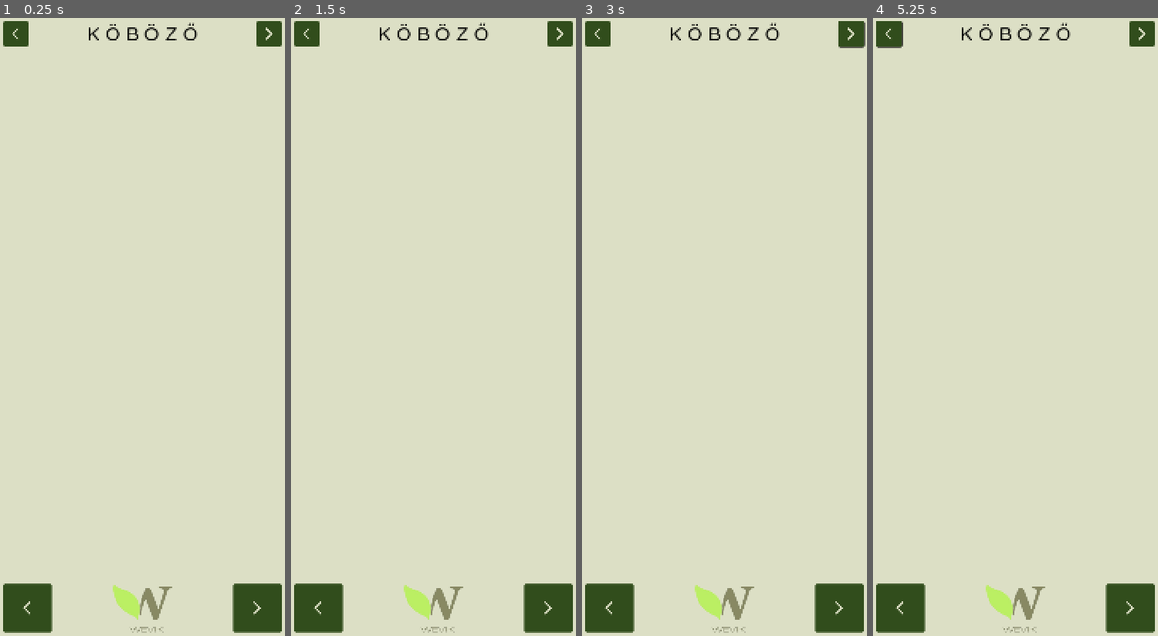
Above: before the commit, frames 1-4 (left to right).
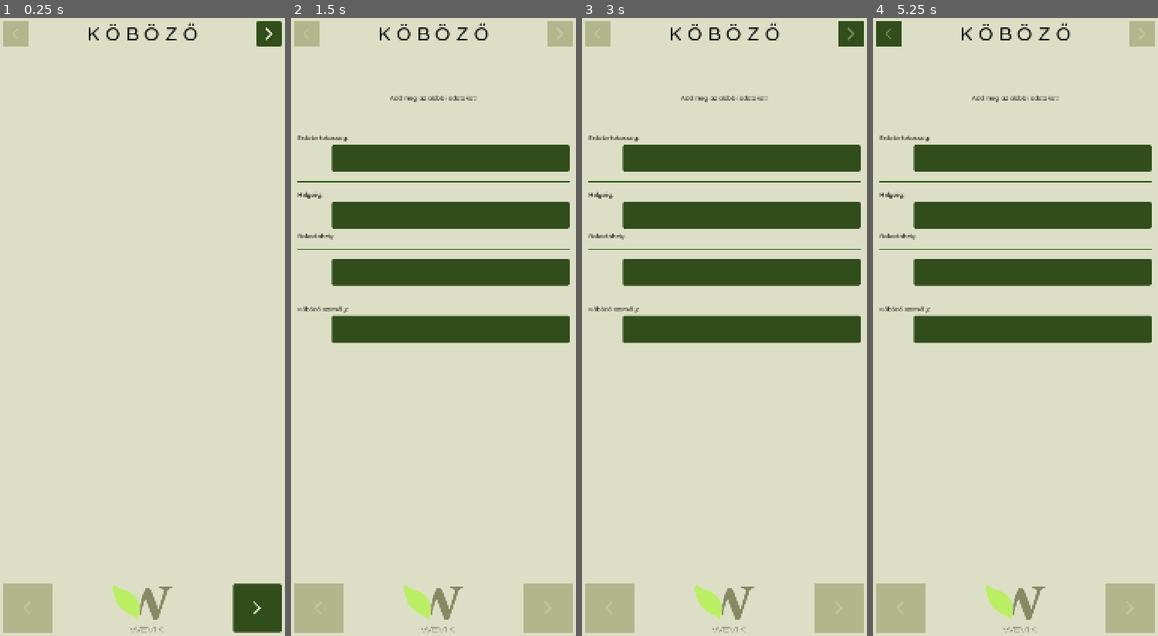
Above: after the commit, the same moments.

Repository: rolika/kob_g
Game: Godot game, scene res://main.tscn
Two runs of this game, one before a commit and one after it. Both use one fixed random seed, a clock stepped at 60 frames per second and the inputs below.
Inputs (mouse positions are in pixels of both pictures, inside the frame that each line leads up to):
- Up to frame 1 (0.25 s): no input
- Up to frame 2 (1.5 s): click (558, 36) at 0.52 s; click (433, 605) at 1.25 s
- Up to frame 3 (3 s): click (724, 605) at 2 s; click (849, 36) at 2.77 s
- Up to frame 4 (5.25 s): click (1015, 605) at 3.5 s; click (1140, 36) at 4.27 s; click (890, 36) at 5.02 s

The runs differ from the first frame. In frame 1, 1.7% of the frame differs, in the area x 1-19%, y 0-100%; in frame 2, 19%, in the area x 1-99%, y 0-100%; in frame 3, 19%; in frame 4, 19%.
Error before the commit: Parse Error: Preload file "res://scenes/restore.tscn" does not exist. (res://scripts/main.gd:3)

Commit message:
add & use specific functions to controll hud ui

Diff:
--- a/scripts/hud.gd
+++ b/scripts/hud.gd
@@ -1,4 +1,4 @@
-extends MarginContainer
+class_name Hud extends MarginContainer
 
 signal backward
 signal forward
@@ -20,8 +20,40 @@
 func _on_home_button_pressed() -> void:
     home.emit()
 
-func add(content: Container) -> void:
+func change_screen(content: Container) -> void:
+    disable_all()
+    disconnect_all()
     if screen != null:
         screen.call_deferred("free")
     screen = content
     $VBoxContainer/ContentContainer.add_child(screen)
+
+func disconnect_all() -> void:
+    for connection in forward.get_connections():
+        forward.disconnect(connection.callable)
+    for connection in backward.get_connections():
+        backward.disconnect(connection.callable)
+
+func disable_forward() -> void:
+    header_forward_button.disabled = true
+    footer_forward_button.disabled = true
+
+func disable_backward() -> void:
+    header_backward_button.disabled = true
+    footer_backward_button.disabled = true
+
+func disable_all() -> void:
+    disable_forward()
+    disable_backward()
+
+func enable_forward() -> void:
+    header_forward_button.disabled = false
+    footer_forward_button.disabled = false
+
+func enable_backward() -> void:
+    header_backward_button.disabled = false
+    footer_backward_button.disabled = false
+
+func enable_all() -> void:
+    enable_forward()
+    enable_backward()
--- a/scripts/main.gd
+++ b/scripts/main.gd
@@ -1,6 +1,6 @@
 extends Node2D
 
-const RESTORE_SCENE = preload("res://scenes/restore.tscn")
+const TITLE_SCENE = preload("res://scenes/title.tscn")
 const SESSION_SCENE = preload("res://scenes/session.tscn")
 const TYPE_SCENE = preload("res://scenes/type_options.tscn")
 const LENGTH_SCENE = preload("res://scenes/length_options.tscn")
@@ -8,97 +8,64 @@
 const REPORT_SCENE = preload("res://scenes/report.tscn")
 
 var scene: Node = null
-@onready var hud: MarginContainer = $Hud
+@onready var hud: Hud = $Hud
 
 func _ready() -> void:
-    scene = RESTORE_SCENE.instantiate()
-    hud.add(scene)
-    hud.header_backward_button.disabled = true
-    hud.footer_backward_button.disabled = true
+    scene = TITLE_SCENE.instantiate()
+    hud.change_screen(scene)
+    hud.enable_forward()
     hud.forward.connect(_on_new_session_started)
     scene.restore_session.connect(_on_show_session)
 
 func _on_new_session_started() -> void:
     scene = SESSION_SCENE.instantiate()
-    hud.add(scene)
-    hud.forward.disconnect(_on_new_session_started)
-    hud.header_backward_button.disabled = false
-    hud.footer_backward_button.disabled = false
-    hud.header_forward_button.disabled = true
-    hud.footer_forward_button.disabled = true
+    hud.change_screen(scene)
     hud.forward.connect(_on_session_submitted)
+    scene.check.connect(_on_check)
+
+func _on_show_session(session: Dictionary) -> void:
+    scene = SESSION_SCENE.instantiate()
+    CurrentPile.set_session_data(session)
+    hud.change_screen(scene)
+    scene.set_session()
+    hud.enable_forward()
+    hud.forward.connect(_on_continue_session)
     scene.check.connect(_on_check)
 
 func _on_session_submitted() -> void:
     scene = TYPE_SCENE.instantiate()
-    hud.add(scene)
-    hud.forward.disconnect(_on_session_submitted)
-    hud.header_backward_button.disabled = false
-    hud.footer_backward_button.disabled = false
-    hud.header_forward_button.disabled = true
-    hud.footer_forward_button.disabled = true
+    hud.change_screen(scene)
     scene.type_selected.connect(_on_type_selected)
 
 func _on_type_selected(type: String) -> void:
     scene = LENGTH_SCENE.instantiate()
     CurrentPile.type = type
-    hud.add(scene)
-    hud.header_backward_button.disabled = false
-    hud.footer_backward_button.disabled = false
-    hud.header_forward_button.disabled = true
-    hud.footer_forward_button.disabled = true
+    hud.change_screen(scene)
     scene.length_selected.connect(_on_length_selected)
 
 func _on_length_selected(length: float) -> void:
     scene = WORKSPACE_SCENE.instantiate()
     CurrentPile.length = length
     CurrentPile.init()
-    hud.add(scene)
-    hud.header_backward_button.disabled = false
-    hud.footer_backward_button.disabled = false
-    hud.header_forward_button.disabled = false
-    hud.footer_forward_button.disabled = false
+    hud.change_screen(scene)
+    hud.enable_forward()
     hud.forward.connect(_on_cube_done)
 
 func _on_cube_done() -> void:
     scene = REPORT_SCENE.instantiate()
-    hud.add(scene)
-    hud.header_forward_button.disabled = false
-    hud.footer_forward_button.disabled = false
-    hud.header_backward_button.disabled = false
-    hud.footer_backward_button.disabled = false
-    hud.forward.disconnect(_on_cube_done)
+    hud.change_screen(scene)
+    hud.enable_all()
     hud.forward.connect(_ready)
     hud.backward.connect(_ready)
 
-func _on_show_session(session: Dictionary) -> void:
-    scene = SESSION_SCENE.instantiate()
-    CurrentPile.set_session_data(session)
-    hud.add(scene)
-    scene.set_session()
-    hud.header_forward_button.disabled = false
-    hud.footer_forward_button.disabled = false
-    hud.header_backward_button.disabled = false
-    hud.footer_backward_button.disabled = false
-    hud.forward.disconnect(_ready)
-    hud.backward.disconnect(_ready)
-    hud.forward.connect(_on_continue_session)
-    scene.check.connect(_on_check)
-
 func _on_continue_session() -> void:
     scene = WORKSPACE_SCENE.instantiate()
-    hud.add(scene)
-    hud.header_backward_button.disabled = false
-    hud.footer_backward_button.disabled = false
-    hud.header_forward_button.disabled = false
-    hud.footer_forward_button.disabled = false
-    hud.forward.disconnect(_on_continue_session)
+    hud.change_screen(scene)
+    hud.enable_forward()
     hud.forward.connect(_on_cube_done)
 
 func _on_check() -> void:
     if CurrentPile.is_valid():
-        hud.header_forward_button.disabled = false
-        hud.footer_forward_button.disabled = false
+        hud.enable_forward()
     else:
-        hud.header_forward_button.disabled = true
-        hud.footer_forward_button.disabled = true
+        hud.disable_forward()
